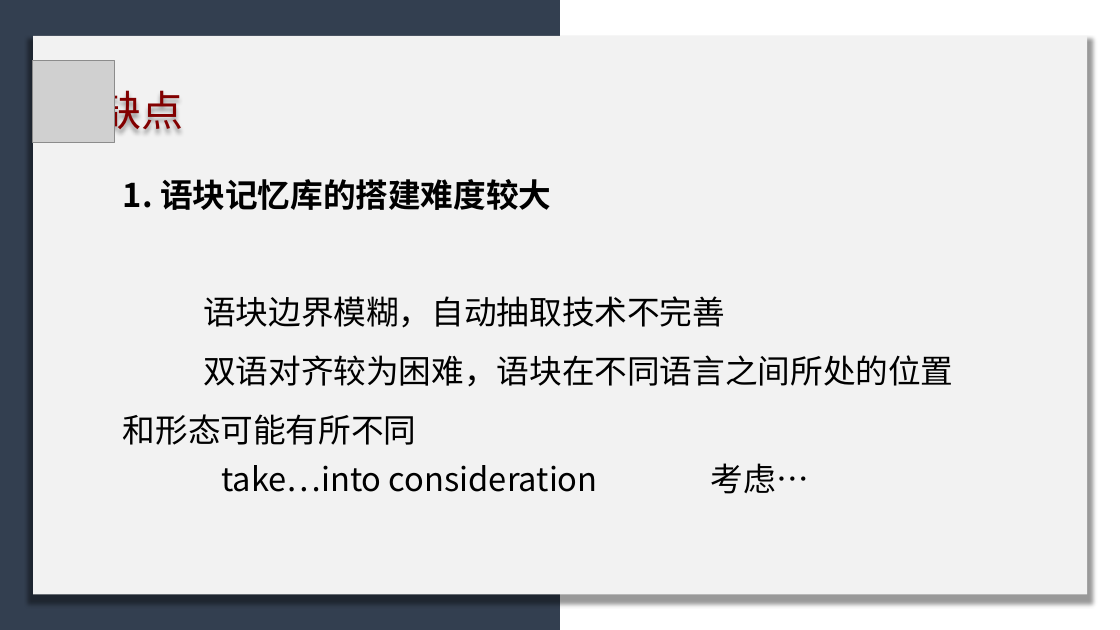
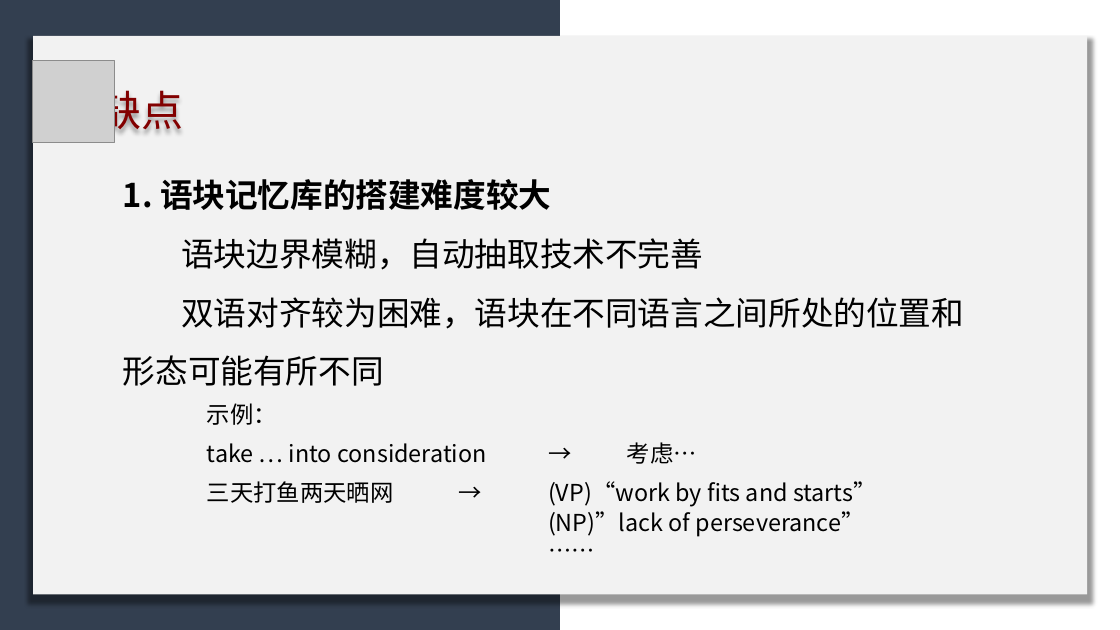
Before and after one commit to licheng0573/RosettaStone, a slide deck: slide 18 of 二组展示.pptx. Drawn at 1120x630 pixels with LibreOffice and Linux fonts; fonts in the diff are those of the drawing; grey boxes stand for pictures. Boxes give left, top, right and bottom in pixels: in the first picture for what was removed or moved away, otherwise in the second. Text is boxed around its words. In the diff, an @@ line names an element or a change of style, - is before the commit and + after.

```diff
--- a/二组展示.pptx
+++ b/二组展示.pptx
@@ text at [207,403,877,537]: text changed; size 28 to 20 pt @@
-take…into consideration 考虑…
+示例：
+take … into consideration → 考虑…
+三天打鱼两天晒网 → (VP)“work by fits and starts”
+(NP)”lack of perseverance”
+……
```
Also in this commit, not shown: 7 other slides changed.
